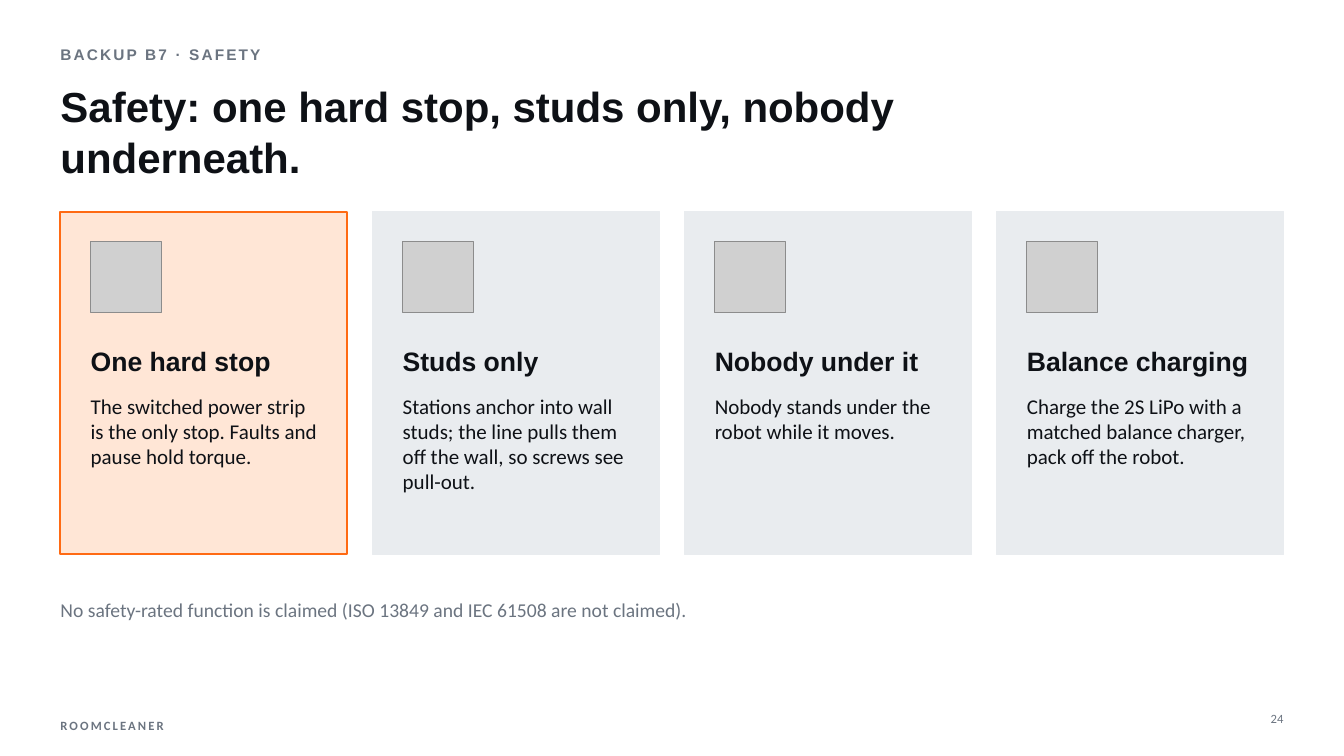
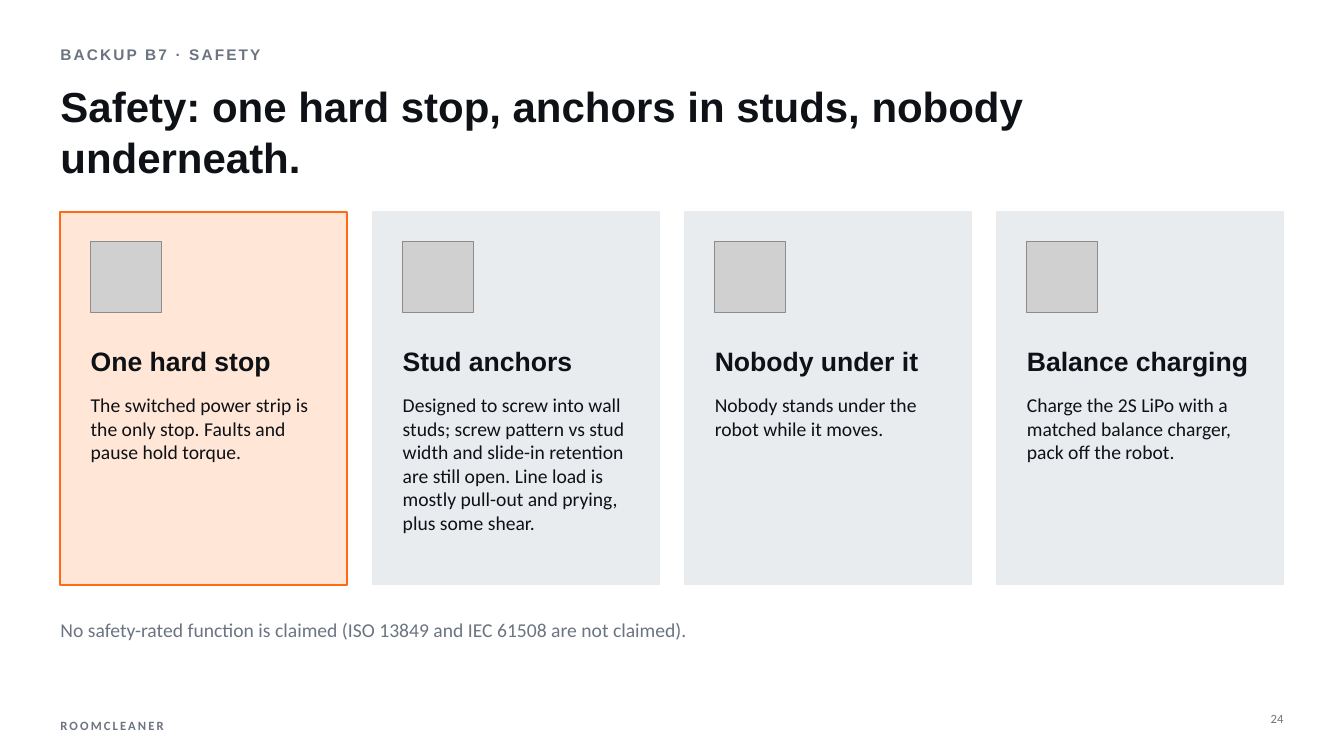
Before and after one commit to Jaspario1199/RoomCleaner, a slide deck: slide 24 of docs/presentation/deck/RoomCleaner_SpaceX_draft.pptx. Drawn at 1344x756 pixels with LibreOffice and Linux fonts; fonts in the diff are those of the drawing; grey boxes stand for pictures. Boxes give left, top, right and bottom in pixels: in the first picture for what was removed or moved away, otherwise in the second. Text is boxed around its words. In the diff, an @@ line names an element or a change of style, - is before the commit and + after.

```diff
--- a/docs/presentation/deck/RoomCleaner_SpaceX_draft.pptx
+++ b/docs/presentation/deck/RoomCleaner_SpaceX_draft.pptx
@@ title at [60,91,1023,174]: text changed @@
-Safety: one hard stop, studs only, nobody underneath.
+Safety: one hard stop, anchors in studs, nobody underneath.
@@ rectangle: place and size @@
-rectangle at [60,212,348,555]
+rectangle at [60,212,348,585]
@@ rectangle: place and size @@
-rectangle at [373,212,660,555]
+rectangle at [373,212,660,585]
@@ rectangle: place and size @@
-rectangle at [685,212,972,555]
+rectangle at [685,212,972,585]
@@ rectangle: place and size @@
-rectangle at [997,212,1285,555]
+rectangle at [997,212,1285,585]
@@ text at [403,351,572,372]: text changed @@
-Studs only
+Stud anchors
@@ text at [403,398,624,533]: text changed; size 15 to 14 pt @@
-Stations anchor into wall studs; the line pulls them off the wall, so screws see pull-out.
+Designed to screw into wall studs; screw pattern vs stud width and slide-in retention are still open. Line load is mostly pull-out and prying, plus some shear.
@@ size 15 to 14 pt in 3 elements at [91,398,308,462], [715,398,917,436], [1027,398,1231,462] @@
@@ text "No safety-rated function is claimed ...": place and size @@
-text "No safety-rated function is claimed ..." at [60,603,686,620]
+text "No safety-rated function is claimed ..." at [60,623,686,640]
```
Also in this commit, not shown: 21 other slides changed, 5 other files.
